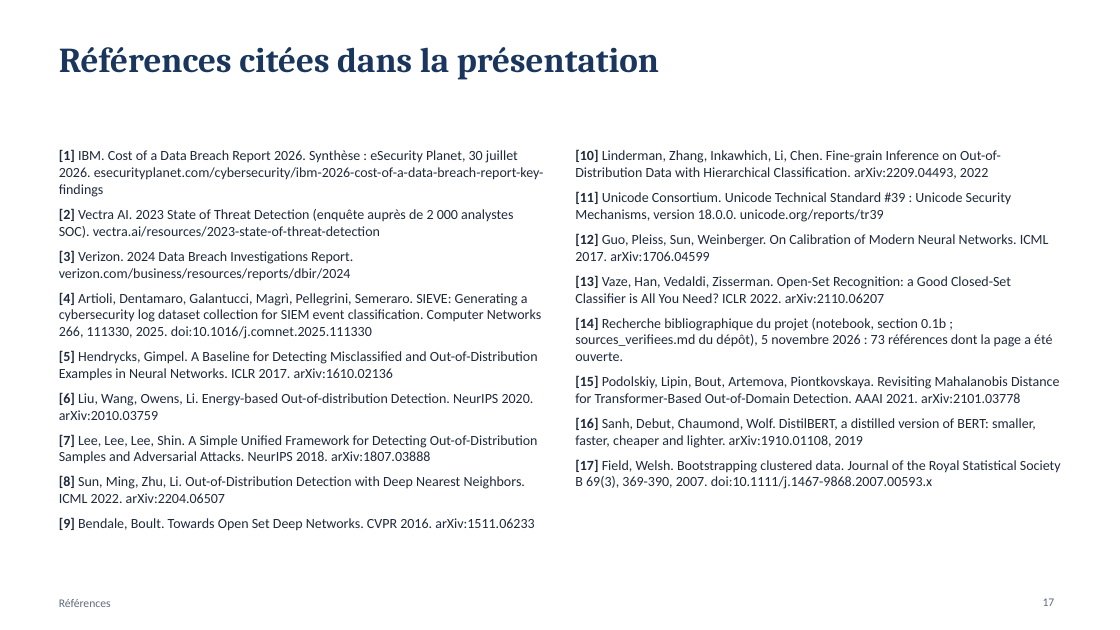
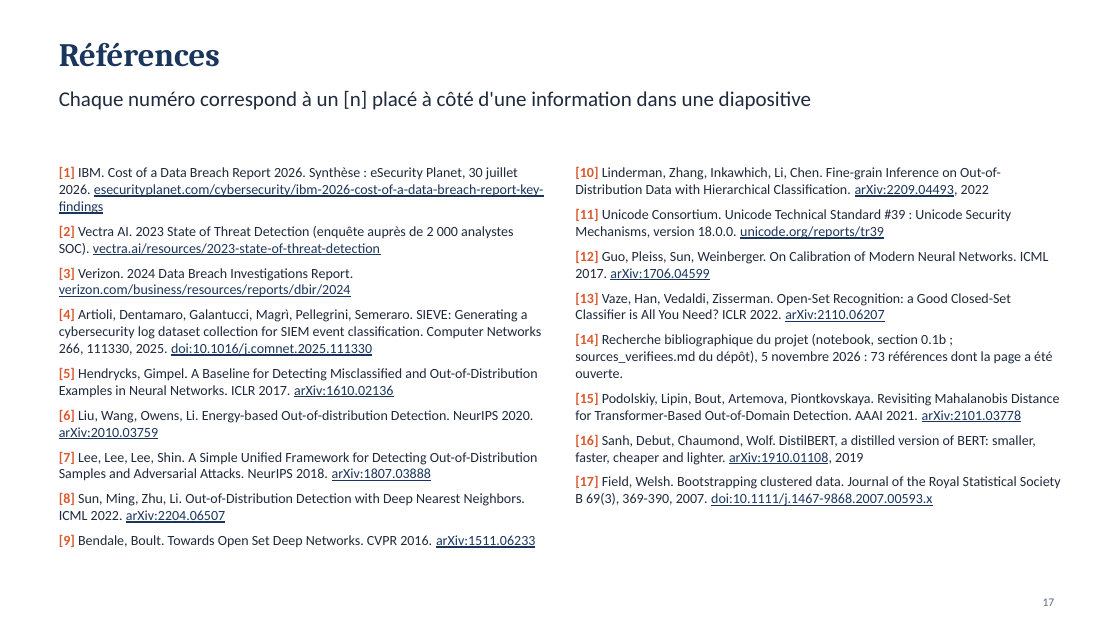
Before and after one commit to MADENIYOU/siem-open-world-log-classification, a slide deck: slide 17 of presentation/Soutenance_SIEM_monde_ouvert.pptx. Drawn at 1120x630 pixels with LibreOffice and Linux fonts; fonts in the diff are those of the drawing. Boxes give left, top, right and bottom in pixels: in the first picture for what was removed or moved away, otherwise in the second. Text is boxed around its words. In the diff, an @@ line names an element or a change of style, - is before the commit and + after.

```diff
--- a/presentation/Soutenance_SIEM_monde_ouvert.pptx
+++ b/presentation/Soutenance_SIEM_monde_ouvert.pptx
@@ title at bbox=[59, 42, 220, 67]: text changed; size 30 to 28 pt @@
-Références citées dans la présentation
+Références
@@ text added at bbox=[59, 91, 811, 110], 18 pt, text #1F2A3C @@
+Chaque numéro correspond à un [n] placé à côté d'une information dans une diapositive
@@ text "[1] IBM. Cost of a ...": place and size @@
-text "[1] IBM. Cost of a ..." at bbox=[59, 149, 544, 531]
+text "[1] IBM. Cost of a ..." at bbox=[59, 166, 544, 548]
@@ text "[1] IBM. Cost of a ..." at bbox=[59, 166, 544, 548]: text colour #1F2A3C to #D85A30 in "[1]", "[2]", "[3]", "[4]" and 5 more places; text colour #1F2A3C to #1B365D, underline on in "esecurityplanet.com/cybersecurity/ibm-2026-cost-of-a-data-br ...", "vectra.ai/resources/2023-state-of-threat-detection", "verizon.com/business/resources/reports/dbir/2024", "doi:10.1016/j.comnet.2025.111330" and 5 more places @@
@@ text "[10] Linderman, Zhang, Inkawhich, Li, ...": place and size @@
-text "[10] Linderman, Zhang, Inkawhich, Li, ..." at bbox=[575, 149, 1061, 489]
+text "[10] Linderman, Zhang, Inkawhich, Li, ..." at bbox=[575, 166, 1061, 506]
@@ text "[10] Linderman, Zhang, Inkawhich, Li, ..." at bbox=[575, 166, 1061, 506]: text colour #1F2A3C to #D85A30 in "[10]", "[11]", "[12]", "[13]" and 4 more places; text colour #1F2A3C to #1B365D, underline on in "arXiv:2209.04493,", "unicode.org/reports/tr39", "arXiv:1706.04599", "arXiv:2110.06207" and 3 more places @@
@@ text removed at bbox=[59, 599, 111, 607] @@
-Références
```
Also in this commit, not shown: 15 other slides changed, 3 other files.
